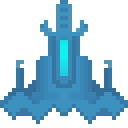
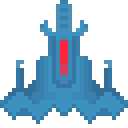
Layered file, before and after one edit (128x128). Changes by layer:
added layer "Layer 6 copy" above "Layer 6" over <box>60,40,68,76</box>
